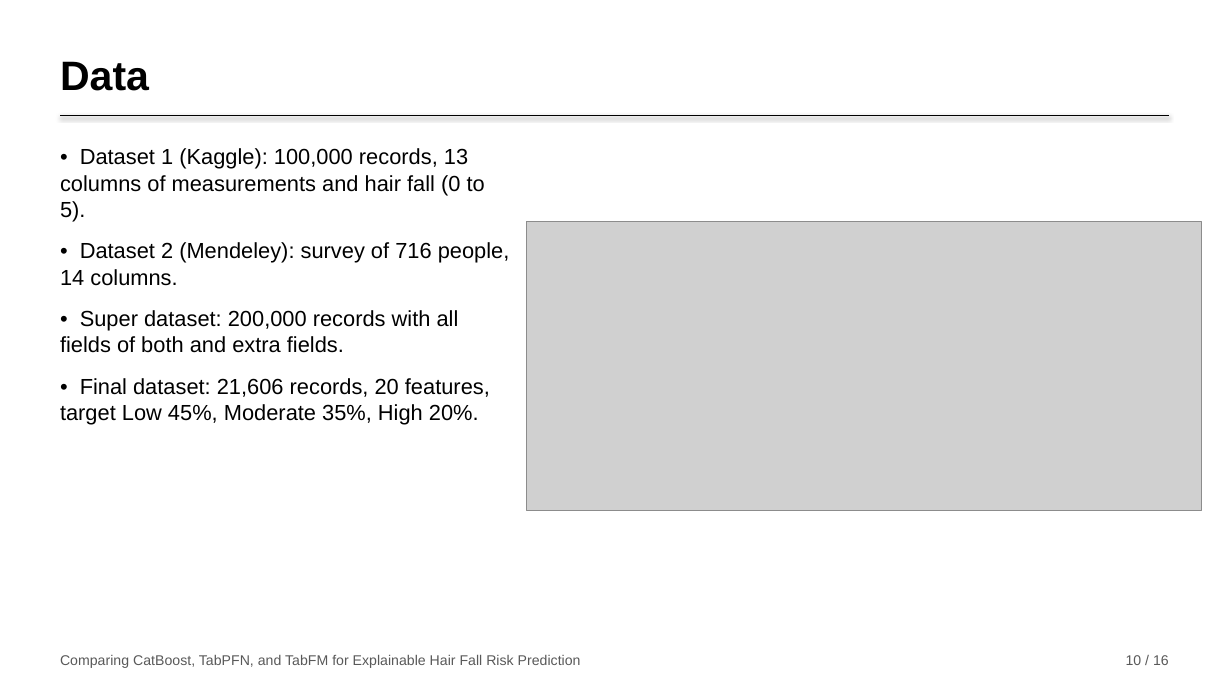
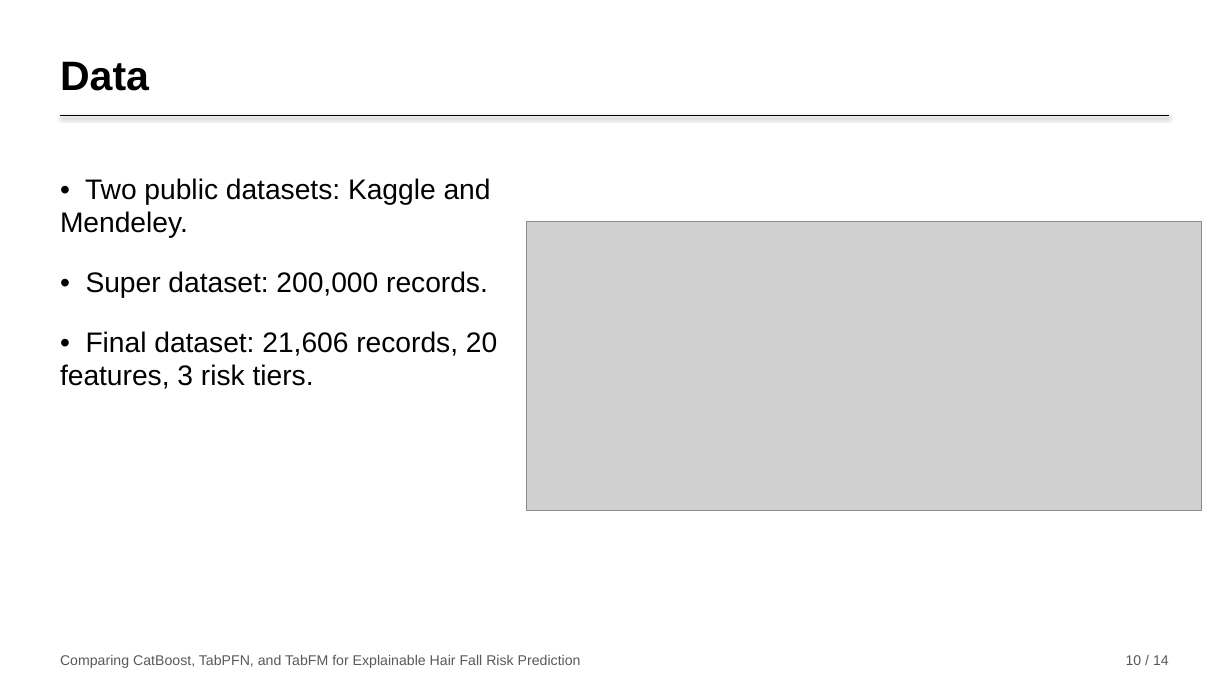
Before and after one commit to nirajanS1211/Hairfall-Thesis, a slide deck: slide 10 of Thesis_Final/Presentation/Hairfall_Presentation.pptx. Drawn at 1232x693 pixels with LibreOffice and Linux fonts; fonts in the diff are those of the drawing; grey boxes stand for pictures. Boxes give left, top, right and bottom in pixels: in the first picture for what was removed or moved away, otherwise in the second. Text is boxed around its words. In the diff, an @@ line names an element or a change of style, - is before the commit and + after.

```diff
--- a/Thesis_Final/Presentation/Hairfall_Presentation.pptx
+++ b/Thesis_Final/Presentation/Hairfall_Presentation.pptx
@@ text at bbox=[60, 178, 497, 389]: text changed; size 17 to 22 pt @@
-• Dataset 1 (Kaggle): 100,000 records, 13 columns of measurements and hair fall (0 to 5).
-• Dataset 2 (Mendeley): survey of 716 people, 14 columns.
-• Super dataset: 200,000 records with all fields of both and extra fields.
-• Final dataset: 21,606 records, 20 features, target Low 45%, Moderate 35%, High 20%.
+• Two public datasets: Kaggle and Mendeley.
+• Super dataset: 200,000 records.
+• Final dataset: 21,606 records, 20 features, 3 risk tiers.
@@ text at bbox=[1126, 655, 1169, 665]: text changed @@
-10 / 16
+10 / 14
```
Also in this commit, not shown: 12 other slides changed, 2 slides removed, 2 other files.
